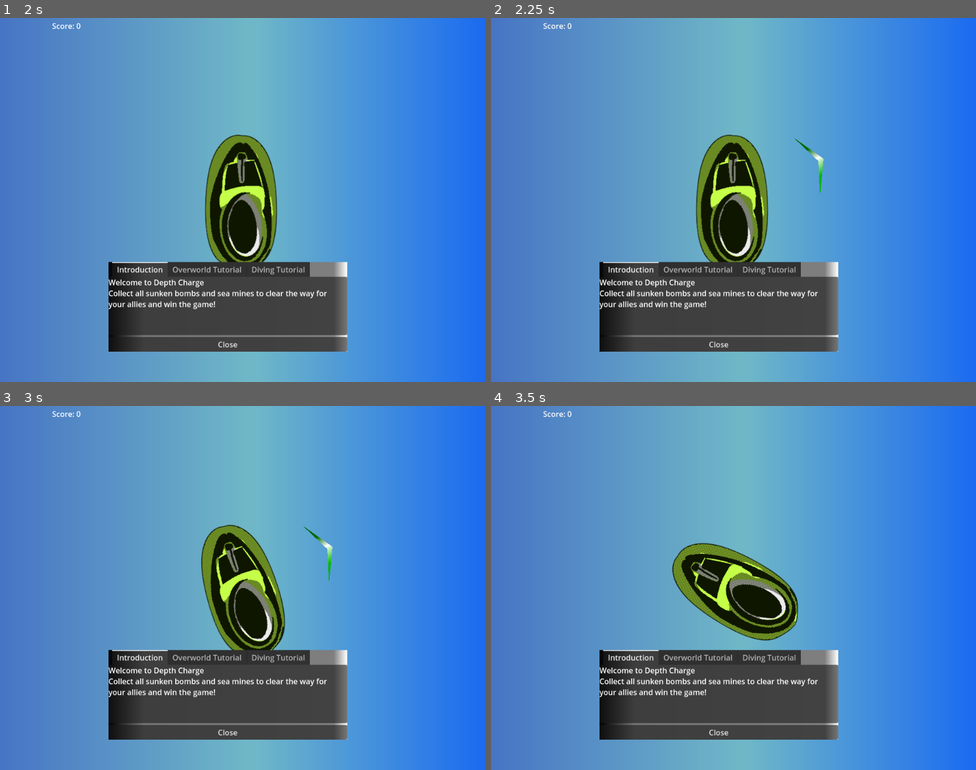
Above: before the commit, frames 1-4 (two rows, left to right).
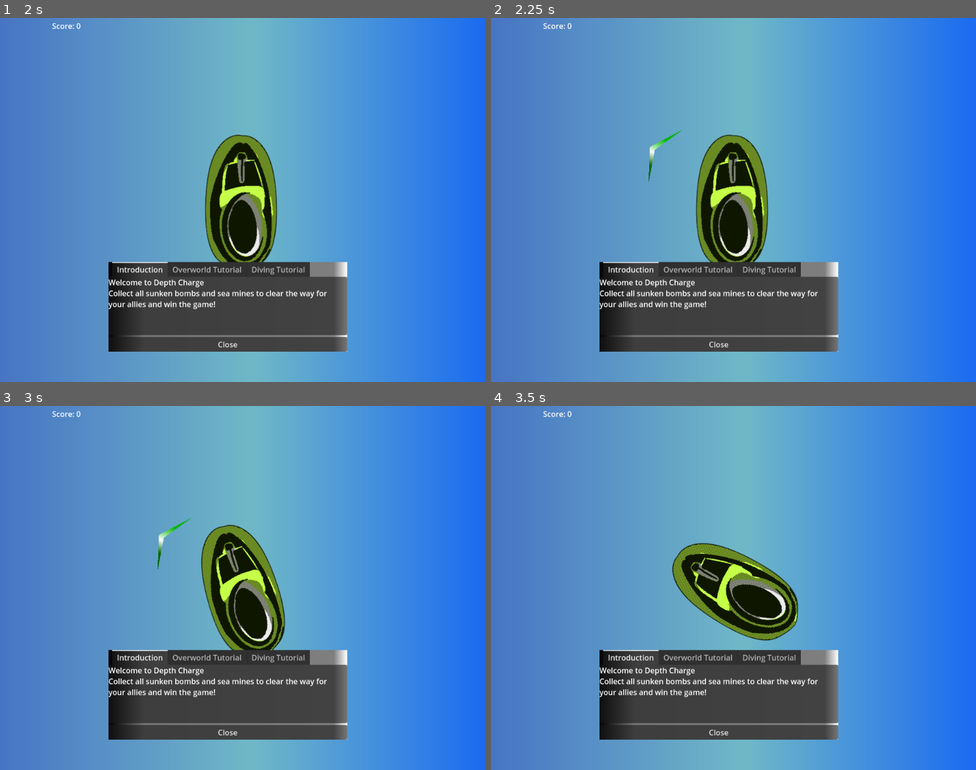
Above: after the commit, the same moments.

Repository: malceore/LD57
Game: Godot game, scene res://scenes/main/main_game.tscn
Same seed, same stepped clock (60 frames per second), same inputs: the game is played once before the commit and once after it.
Inputs:
- Up to frame 1 (2 s): click "Play" at 0.5 s; tap Enter at 1.25 s; hold W (up) from 1.28 s (still down); tap E (dive) at 1.35 s
- Up to frame 2 (2.25 s): keep holding W (up); tap Space (sonar) at 2 s; tap E (dive) at 2.1 s
- Up to frame 3 (3 s): tap Enter at 2.75 s; release W (up) at 2.78 s; hold Left (left) from 2.78 s (still down); tap Space (sonar) at 2.85 s
- Up to frame 4 (3.5 s): keep holding Left (left); tap E (dive) at 3.05 s

Frame 1 is identical in both runs. In frame 2, 0.2% of the frame differs, in the area x 32-69%, y 30-49%; in frame 3, 0.2%; in frame 4, nothing differs.

Commit message:
added 2 dive spots to match the number needed to finish the game

Diff:
--- a/scenes/main/main_game.gd
+++ b/scenes/main/main_game.gd
@@ -39,7 +39,7 @@
 	else:
 		win_loss_text = "LOSE"
 	end_game_screen.get_node("WinLossLabel").set_text("[b]YOU " + win_loss_text + "![/b]")
-	end_game_screen.get_node("ScoreLabel").set_text("[b]SCORE:" + str(Globals.SCORE) + "[/b]")
+	end_game_screen.get_node("ScoreLabel").set_text("[b]SCORE: " + str(Globals.SCORE) + "[/b]")
 
 	for child in get_tree().root.get_node("main_game").get_children():
 		child.queue_free()
--- a/scenes/stealth_game/stealth_game.tscn
+++ b/scenes/stealth_game/stealth_game.tscn
@@ -122,6 +122,12 @@
 position = Vector2(4110, 3215)
 location = 3
 
+[node name="dive_spot5" parent="DiveSpots" instance=ExtResource("2_hikq7")]
+position = Vector2(1615, 836)
+
+[node name="dive_spot6" parent="DiveSpots" instance=ExtResource("2_hikq7")]
+position = Vector2(2841, 4096)
+
 [node name="ship" parent="." instance=ExtResource("4_ygplh")]
 position = Vector2(2895, 1937)
 
